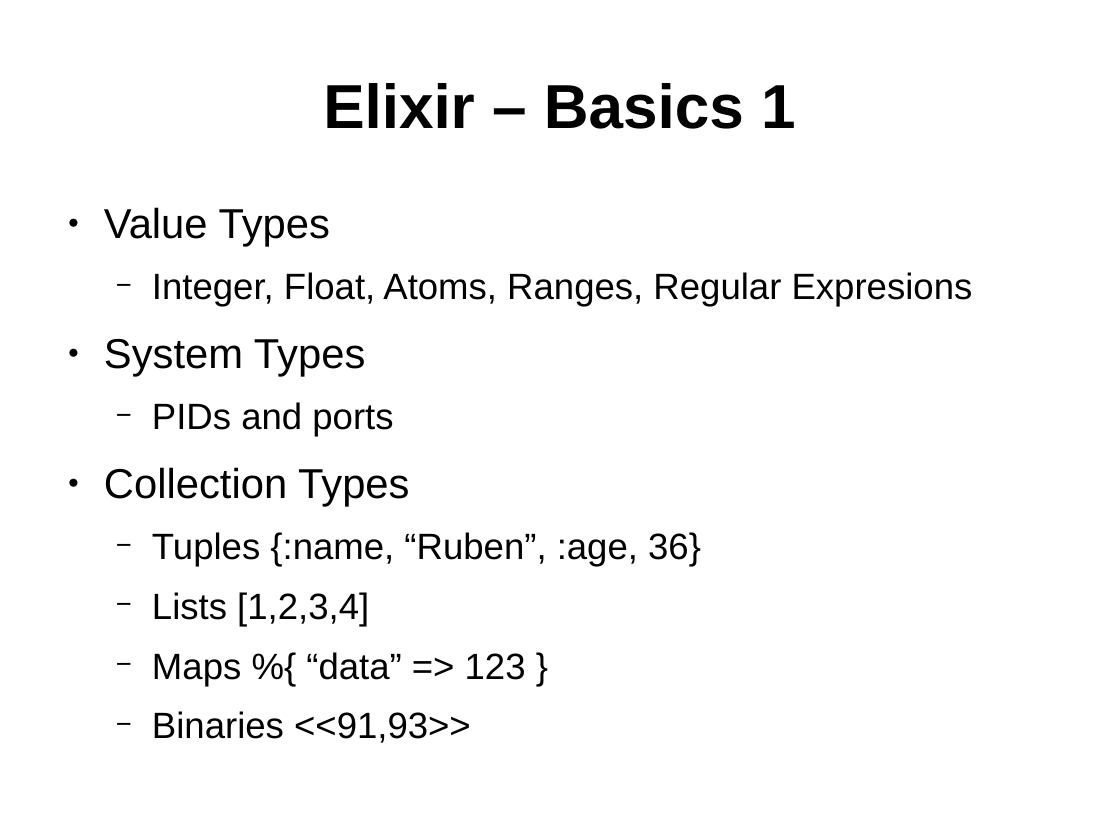
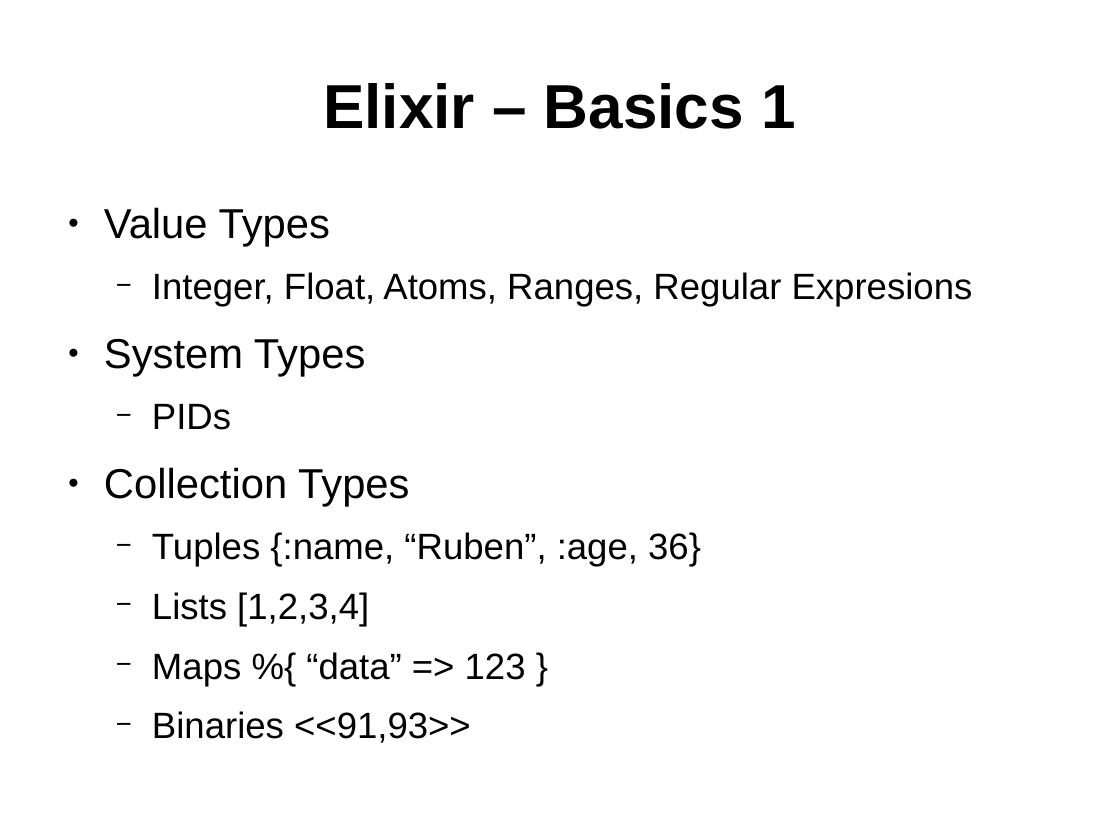
Before and after one commit to ramortegui/talks, a slide deck: slide 8 of elixir-basics.odp. Drawn at 1120x840 pixels with LibreOffice and Linux fonts; fonts in the diff are those of the drawing. Boxes give left, top, right and bottom in pixels: in the first picture for what was removed or moved away, otherwise in the second. Text is boxed around its words. In the diff, an @@ line names an element or a change of style, - is before the commit and + after.

Commit message:
Update elixir basics 2.

```diff
--- a/elixir-basics.odp
+++ b/elixir-basics.odp
@@ text at (x1=152, y1=404, x2=231, y2=430): text changed @@
-  − PIDs and ports
+  − PIDs
```
Also in this commit, not shown: 1 other slide changed.
